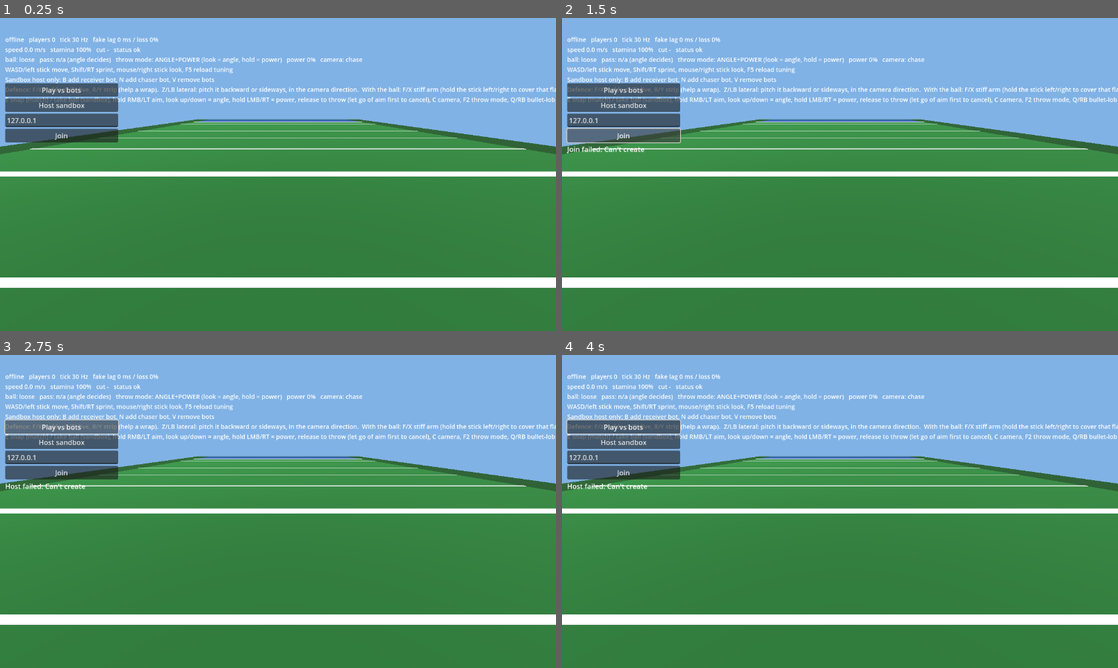
Above: before the commit, frames 1-4 (two rows, left to right).
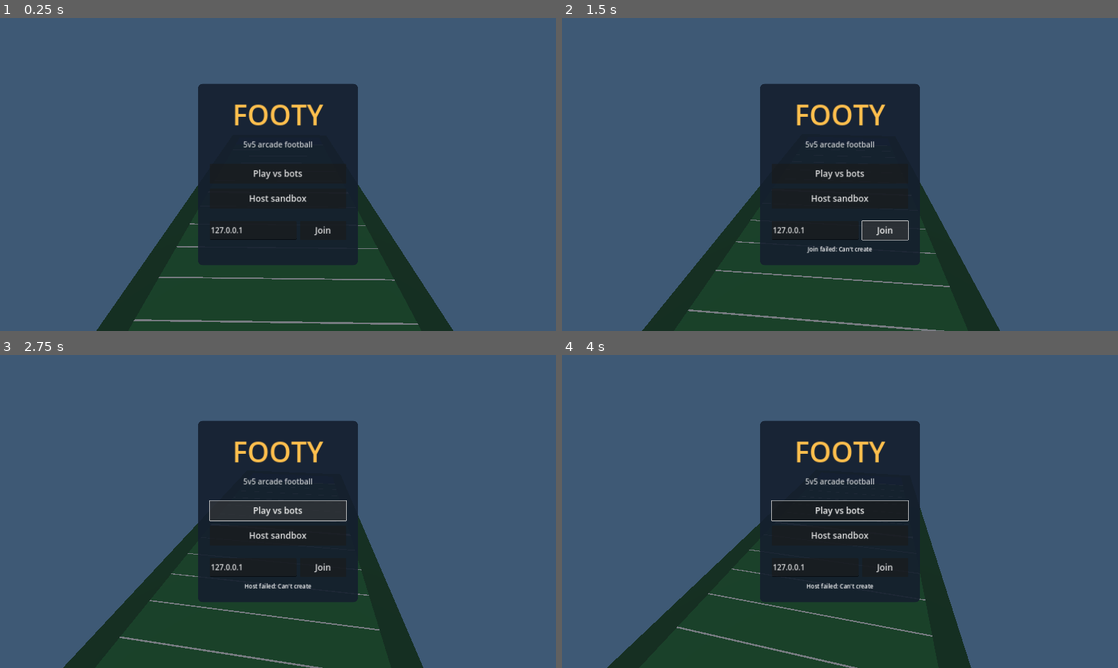
Above: after the commit, the same moments.

Repository: BusherBridi/footy
Game: Godot game, scene res://game/main.tscn
Same seed, same stepped clock (60 frames per second), same inputs: the game is played once before the commit and once after it.
Inputs (mouse positions are in pixels of both pictures, inside the frame that each line leads up to):
- Up to frame 1 (0.25 s): no input
- Up to frame 2 (1.5 s): click "Host sandbox" at 0.5 s; click "Join" at 1.25 s
- Up to frame 3 (2.75 s): click "Play vs bots" at 2 s
- Up to frame 4 (4 s): click "Play vs bots" at 2.75 s; tap Enter at 3.5 s; move the mouse to (962, 495) at 3.52 s; hold D (move_right) from 3.53 s (still down); tap B (add_bot) at 3.6 s; click (962, 495) at 3.67 s

The runs differ from the first frame. In frame 1, 97% of the frame differs, in the area x 0-100%, y 0-100%; in frame 2, 97%; in frame 3, 97%; in frame 4, 97%.

Commit message:
Title screen and resolution: 1920x1080 base that scales, starts maximized, F11 fullscreen; centred menu over an orbiting field view; debug HUD behind F3; screenshot helper scene
Co-Authored-By: Claude Opus 5.5 <noreply@anthropic.com>
Claude-Session: https://claude.ai/code/session_019sG5UHM1GGRNY1UxwzgmJ9

Diff:
--- a/godot/game/athlete.gd
+++ b/godot/game/athlete.gd
@@ -80,7 +80,7 @@
 		return
 	_team = team
 	_local = is_local
-	_marker.visible = is_local and team >= 0
+	_marker.visible = false     # the camera always follows you; a marker only blocked the view
 	if team >= 0:
 		var c: Color = TEAM_COLORS[team]
 		set_color(c.lightened(0.35) if is_local else c)
--- a/godot/game/chase_camera.gd
+++ b/godot/game/chase_camera.gd
@@ -80,6 +80,13 @@
 	if target:
 		var goal := target.position + Vector3(0, _height, 0)
 		_pivot = _pivot.lerp(goal, 1.0 - exp(-float(c["follow_smoothing"]) * delta))
+	else:
+		# Nothing to follow (title screen): slowly circle high above the field.
+		yaw += delta * 0.05
+		pitch = deg_to_rad(-28.0)
+		_pivot = Vector3(0, 4.0, 0)
+		_dist = 38.0
+		_shoulder = 0.0
 	position = _pivot
 	rotation = Vector3(pitch, yaw, 0)
 	cam.position = Vector3(_shoulder, 0, _dist)
--- a/godot/game/input_setup.gd
+++ b/godot/game/input_setup.gd
@@ -31,6 +31,8 @@
 	_action("add_bot", [_key(KEY_B)])      # host only: dev test bot
 	_action("clear_bots", [_key(KEY_V)])
 	_action("reload_tuning", [_key(KEY_F5)])
+	_action("fullscreen", [_key(KEY_F11)])
+	_action("debug_hud", [_key(KEY_F3)])
 
 
 static func _action(name: String, events: Array) -> void:
--- a/godot/game/main.gd
+++ b/godot/game/main.gd
@@ -11,7 +11,9 @@
 var brain: BotBrain = null
 var hud := Label.new()
 var reticle := PowerReticle.new()
-var menu := VBoxContainer.new()
+var menu := Control.new()
+var hint := Label.new()
+var show_debug := false
 var ip_edit := LineEdit.new()
 var status := Label.new()
 var args := {}
@@ -204,23 +206,85 @@
 	event_label.position.y = 96
 	hud.position = Vector2(12, 8)
 	hud.add_theme_font_size_override("font_size", 18)
+	hud.visible = false
 	layer.add_child(hud)
-
-	menu.position = Vector2(12, 150)
-	menu.custom_minimum_size = Vector2(260, 0)
-	var match_btn := Button.new()
-	match_btn.text = "Play vs bots"
-	match_btn.pressed.connect(_host_match)
-	var host_btn := Button.new()
-	host_btn.text = "Host sandbox"
-	host_btn.pressed.connect(_host)
+	hint.text = "F3: controls & debug   F11: fullscreen   Esc: free the mouse"
+	hint.add_theme_font_size_override("font_size", 16)
+	hint.modulate = Color(1, 1, 1, 0.7)
+	hint.set_anchors_preset(Control.PRESET_BOTTOM_LEFT)
+	hint.position = Vector2(16, -36)
+	layer.add_child(hint)
+	_build_menu(layer)
+
+
+## Title screen: centred panel over the field, big buttons.
+func _build_menu(layer: CanvasLayer) -> void:
+	menu.set_anchors_preset(Control.PRESET_FULL_RECT)
+	layer.add_child(menu)
+	var dim := ColorRect.new()
+	dim.color = Color(0.03, 0.06, 0.1, 0.55)
+	dim.set_anchors_preset(Control.PRESET_FULL_RECT)
+	menu.add_child(dim)
+	var center := CenterContainer.new()
+	center.set_anchors_preset(Control.PRESET_FULL_RECT)
+	menu.add_child(center)
+	var panel := PanelContainer.new()
+	var style := StyleBoxFlat.new()
+	style.bg_color = Color(0.08, 0.12, 0.18, 0.9)
+	style.set_corner_radius_all(16)
+	style.set_content_margin_all(40)
+	panel.add_theme_stylebox_override("panel", style)
+	center.add_child(panel)
+	var box := VBoxContainer.new()
+	box.add_theme_constant_override("separation", 18)
+	panel.add_child(box)
+
+	var title := Label.new()
+	title.text = "FOOTY"
+	title.horizontal_alignment = HORIZONTAL_ALIGNMENT_CENTER
+	title.add_theme_font_size_override("font_size", 96)
+	title.add_theme_color_override("font_color", Color(1.0, 0.75, 0.3))
+	box.add_child(title)
+	var sub := Label.new()
+	sub.text = "5v5 arcade football"
+	sub.horizontal_alignment = HORIZONTAL_ALIGNMENT_CENTER
+	sub.add_theme_font_size_override("font_size", 26)
+	sub.modulate = Color(1, 1, 1, 0.75)
+	box.add_child(sub)
+	box.add_child(_spacer(12))
+
+	box.add_child(_menu_button("Play vs bots", _host_match))
+	box.add_child(_menu_button("Host sandbox", _host))
+	box.add_child(_spacer(8))
+	var join_row := HBoxContainer.new()
+	join_row.add_theme_constant_override("separation", 12)
 	ip_edit.text = "127.0.0.1"
-	var join_btn := Button.new()
-	join_btn.text = "Join"
-	join_btn.pressed.connect(func(): _join(ip_edit.text))
-	for c in [match_btn, host_btn, ip_edit, join_btn, status]:
-		menu.add_child(c)
-	layer.add_child(menu)
+	ip_edit.placeholder_text = "Host IP"
+	ip_edit.custom_minimum_size = Vector2(300, 64)
+	ip_edit.add_theme_font_size_override("font_size", 26)
+	join_row.add_child(ip_edit)
+	var join_btn := _menu_button("Join", func(): _join(ip_edit.text))
+	join_btn.custom_minimum_size = Vector2(160, 64)
+	join_row.add_child(join_btn)
+	box.add_child(join_row)
+	status.horizontal_alignment = HORIZONTAL_ALIGNMENT_CENTER
+	status.add_theme_font_size_override("font_size", 20)
+	box.add_child(status)
+
+
+func _menu_button(text: String, action: Callable) -> Button:
+	var b := Button.new()
+	b.text = text
+	b.custom_minimum_size = Vector2(472, 68)
+	b.add_theme_font_size_override("font_size", 30)
+	b.pressed.connect(action)
+	return b
+
+
+func _spacer(h: float) -> Control:
+	var c := Control.new()
+	c.custom_minimum_size = Vector2(0, h)
+	return c
 
 
 func _unhandled_input(event: InputEvent) -> void:
@@ -233,6 +297,11 @@
 func _physics_process(_delta: float) -> void:
 	if Input.is_action_just_pressed("reload_tuning"):
 		Tuning.reload()
+	if Input.is_action_just_pressed("fullscreen"):
+		var full := DisplayServer.window_get_mode() == DisplayServer.WINDOW_MODE_FULLSCREEN
+		DisplayServer.window_set_mode(DisplayServer.WINDOW_MODE_MAXIMIZED if full else DisplayServer.WINDOW_MODE_FULLSCREEN)
+	if Input.is_action_just_pressed("debug_hud"):
+		show_debug = not show_debug
 	if Input.is_action_just_pressed("tackle"):
 		_tackle_latch = true
 	if Input.is_action_just_pressed("lateral"):
@@ -283,8 +352,10 @@
 	var bot_tag := ""
 	if brain:
 		bot_tag = "[BOT %s%s]  " % ["route=" + brain.route_name if brain.route_name != "" else "wander", " + QB" if brain.is_qb else ""]
-	hud.add_theme_font_size_override("font_size", 14)
-	hud.position.y = 40
+	hud.visible = show_debug and not menu.visible
+	hint.visible = not menu.visible
+	hud.add_theme_font_size_override("font_size", 16)
+	hud.position.y = 48
 	hud.text = bot_tag + "%s   players %d   tick %d Hz   fake lag %d ms / loss %d%%\nspeed %.1f m/s   stamina %d%%   cut % …(723 unchanged characters)…
 		role, session.athletes.size(), int(n["tick_hz"]), int(n["sim_latency_ms"]), int(n["sim_loss_pct"]),
 		s.speed, int(s.stamina * 100.0), "plant" if s.cut_timer > 0.0 else "-", ["ok", "STUMBLE", "DOWN", "DIVE", "SPIN", "TRUCK", "HURDLE", "POP", "WRAPPED", "HOLDING", "SET"][int(s.status)],
--- a/godot/project.godot
+++ b/godot/project.godot
@@ -13,8 +13,11 @@
 
 [display]
 
-window/size/viewport_width=1280
-window/size/viewport_height=720
+window/size/viewport_width=1920
+window/size/viewport_height=1080
+window/size/mode=2
+window/stretch/mode="canvas_items"
+window/stretch/aspect="expand"
 
 [physics]
 
--- /dev/null
+++ b/godot/tests/screenshot.gd
@@ -0,0 +1,19 @@
+extends Node
+## Renders the game for a moment and saves a screenshot (needs a display, e.g. xvfb-run).
+##   godot --path godot --rendering-driver opengl3 res://tests/screenshot.tscn -- --shot=/path/out.png [--wait=1.5] [--match --autoplay]
+
+func _ready() -> void:
+	var main: Node = load("res://game/main.tscn").instantiate()
+	add_child(main)
+	var out := "user://shot.png"
+	var wait := 1.5
+	for a in OS.get_cmdline_user_args():
+		if a.begins_with("--shot="):
+			out = a.trim_prefix("--shot=")
+		elif a.begins_with("--wait="):
+			wait = float(a.trim_prefix("--wait="))
+	await get_tree().create_timer(wait).timeout
+	await RenderingServer.frame_post_draw
+	get_viewport().get_texture().get_image().save_png(out)
+	print("saved ", out)
+	get_tree().quit()
--- /dev/null
+++ b/godot/tests/screenshot.tscn
@@ -0,0 +1,6 @@
+[gd_scene load_steps=2 format=3]
+
+[ext_resource type="Script" path="res://tests/screenshot.gd" id="1"]
+
+[node name="Screenshot" type="Node"]
+script = ExtResource("1")
